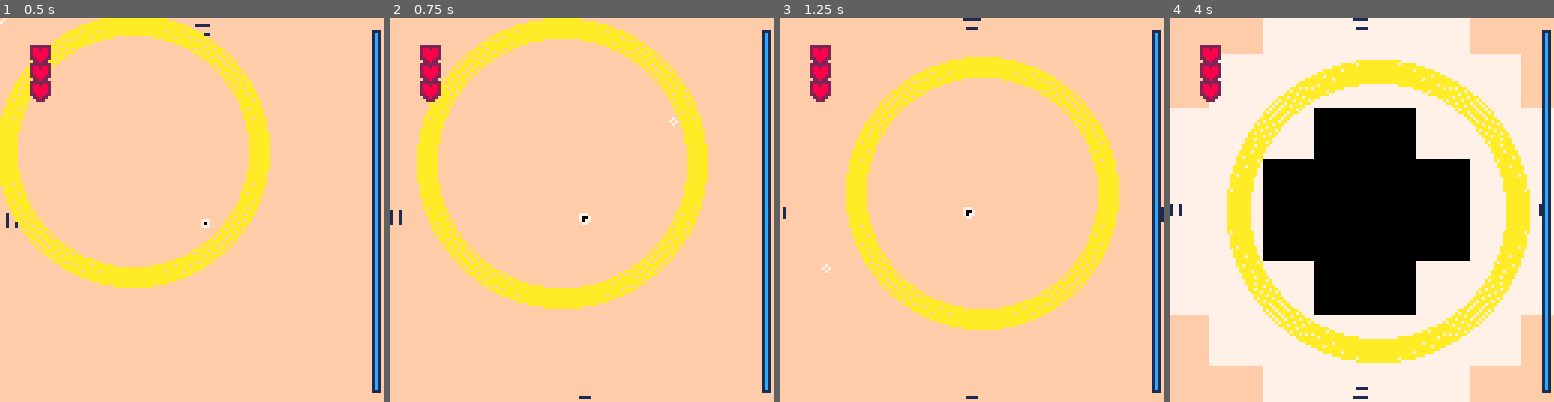
Above: before the commit, frames 1-4 (left to right).
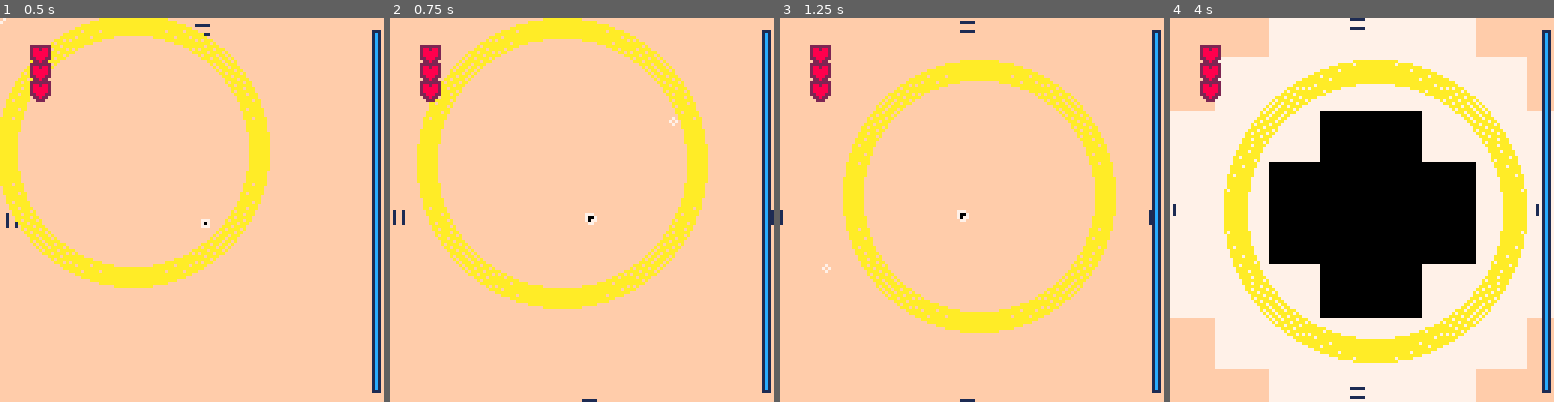
Above: after the commit, the same moments.

Repository: Alfie-Edwards/LoopHole
Game: PICO-8 cartridge loop.p8
The game is run twice, just before and just after one commit, with the same random seed, the same clock (stepped at 60 frames per second) and the same inputs.
Inputs (mouse positions are in pixels of both pictures, inside the frame that each line leads up to):
- Up to frame 1 (0.5 s): tap X (X key) at 0.33 s
- Up to frame 2 (0.75 s): click (670, 121) at 0.67 s; tap O (Z key) at 0.7 s
- Up to frame 3 (1.25 s): tap X (X key) at 1.07 s; click (826, 267) at 1.22 s
- Up to frame 4 (4 s): tap O (Z key) every 0.4 s from 1.7 to 3.7 s; click (1277, 114) at 1.77 s; tap X (X key) at 1.85, 2.97 s; click (1342, 259) at 2.32 s; click (1404, 106) at 2.87 s; click (1465, 256) at 3.42 s; click (1231, 102) at 3.97 s

Frame 1 is identical in both runs. In frame 2, 0.3% of the frame differs, in the area x 0-100%, y 50-100%; in frame 3, 4.7%; in frame 4, 9.2%, in the area x 0-100%, y 0-100%.

Commit message:
screen management (disabled for now)

Diff:
--- /dev/null
+++ b/dead.lua
@@ -0,0 +1,17 @@
+function init_dead_screen()
+	camera()
+end
+
+function update_dead_screen()
+	-- TODO #finish: restarting???
+	return screens.dead
+end
+
+function draw_dead_screen()
+	cls(0)
+
+	color(2)
+	print_centred("ur dead!!!", 61)
+	color(8)
+	print_centred("ur dead!!!", 60)
+end
--- a/loop.p8
+++ b/loop.p8
@@ -35,8 +35,6 @@
 speed = 0.08
 
 
--- include stuff
-#include timeline.lua
 
 
 -- main behaviour
@@ -54,13 +52,41 @@
 	}
 	loop.r = loop_max_r
 	loop.health = loop_max_health
-	cam = {}
-	update_cam()
+	cam = {
+		x = 0,
+		y = 0,
+		zoom = 1,
+	}
+	-- update_cam()
 
 	curios = {}
 
 	timeline_idx = 1
 	t_started_scene = 0
+
+	-- TODO #finish: make this `title`
+	current_screen = screens.gameplay
+	t_started_screen = 0
+end
+
+function init_gameplay_screen()
+	update_cam()
+
+	loop = {
+		x = 0,
+		y = 0,
+		z = 1,
+		r = 0,
+		w = 10,
+		health = 0,
+	}
+	loop.r = loop_max_r
+	loop.health = loop_max_health
+
+	curios = {}
+
+	timeline_idx = 1
+	t_started_scene = t()
 end
 
 function scene_progress()
@@ -68,8 +94,34 @@
 	return (t() - t_started_scene) * speed * 30
 end
 
-function _update()
-	update_mouse()
+function maybe_move_to_screen(new_screen)
+	if (new_screen == nil) return
+	if new_screen ~= current_screen then
+		current_screen = new_screen
+		t_started_scren = t()
+		assert(current_screen.init ~= nil)
+		current_screen.init()
+	end
+end
+
+function any_input()
+	return btn(4) or btn(5) or mouse.pressed
+end
+
+function lnpx(text) -- length of text in pixels
+	return print(text, 0, 999999)
+end
+
+function print_centred(text, y, offset)
+	print(text, (128 - lnpx(text)) / 2 + (offset or 0), y)
+end
+
+function strobe(period, offset)
+	return (t() - (offset or 0) + period) % (period * 2) < period
+end
+
+function update_gameplay_screen()
+	update_cam()
 
 	if scene_should_end(timeline_idx, scene_progress()) then
 		timeline_idx = go_to_next_scene(timeline_idx)
@@ -123,12 +175,21 @@
 		end
 	end
 
-	update_cam()
+	-- update_cam()
+end
+
+function _update()
+	update_mouse()
+
+	assert(current_screen ~= nil)
+	assert(current_screen.update ~= nil)
+	maybe_move_to_screen(current_screen.update())
 end
 
 function die()
-	-- TODO #finish
 	printh("dead!!!!")
+	-- TODO #finish: move to `dead` screen
+	-- maybe_move_to_screen(screens.dead)
 end
 
 function proportion(t_start, t_end, t)
@@ -293,7 +354,7 @@
 	print(health_str, (10 - 64) + cam.x + x_offset, (10 - 64) + cam.y + y_offset, 8)
 end
 
-function _draw()
+function draw_gameplay_screen()
 	draw_background(timeline_idx, scene_progress())
 
 	-- Curios ahead of the loop
@@ -360,6 +421,12 @@
 	pset(mouse.x + cam.x + 1, mouse.y + cam.y, 7)
 	pset(mouse.x + cam.x, mouse.y + cam.y - 1, 7)
 	pset(mouse.x + cam.x, mouse.y + cam.y + 1, 7)
+end
+
+function _draw()
+	assert(current_screen ~= nil)
+	assert(current_screen.draw ~= nil)
+	current_screen.draw()
 end
 
 function true_loop_width()
@@ -752,6 +818,33 @@
 	},
 }
 
+-- include stuff
+#include timeline.lua
+#include title.lua
+#include dead.lua
+
+
+-- more constants (that depend on includes)...
+screens = {
+	title = {
+		name = "title",
+		init = init_title_screen,
+		update = update_title_screen,
+		draw = draw_title_screen,
+	},
+	gameplay = {
+		name = "gameplay",
+		init = init_gameplay_screen,
+		update = update_gameplay_screen,
+		draw = draw_gameplay_screen,
+	},
+	dead = {
+		name = "dead",
+		init = init_dead_screen,
+		update = update_dead_screen,
+		draw = draw_dead_screen,
+	},
+}
 
 __gfx__
 0000000065000000ff7777ff00888800000000000000000000000000000000000000000000000000000000000000000000000000000000000000000000000000
--- /dev/null
+++ b/title.lua
@@ -0,0 +1,29 @@
+function init_title_screen()
+	camera()
+end
+
+function update_title_screen()
+	if any_input() then
+		return screens.gameplay
+	end
+
+	return screens.title
+end
+
+function draw_title_screen()
+	cls(0)
+
+	color(9)
+	print_centred("loophole", 61)
+	color(10)
+	print_centred("loophole", 60)
+
+	color(1)
+	print_centred("PRESS ANY BUTTON...", 101)
+	if strobe(0.66) then
+		color(7)
+	else
+		color(6)
+	end
+	print_centred("PRESS ANY BUTTON...", 100)
+end
Not shown, changed: todo.md
